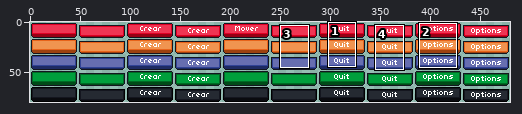
Edited in one commit: sprite sheet (Assets/OArielG/2DSimpleUIPack/Sprites/ui-large-buttons-horizontal.png). The picture above shows the old version from afar; the outline marks the close-up.
Close-up. Before the edit:
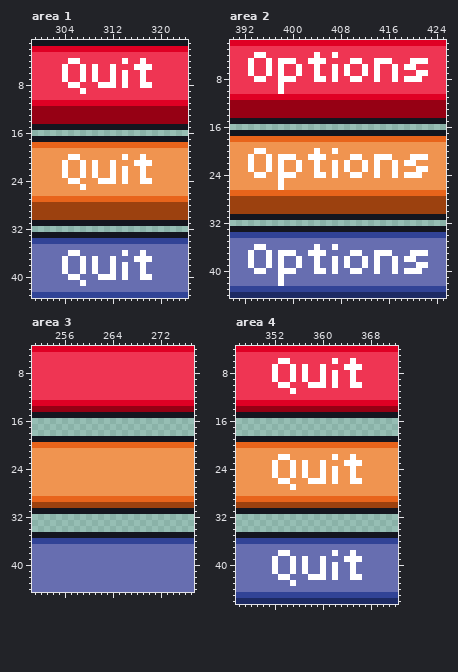
The file is 480x80 pixels. Colours within 5 levels of each other are drawn and written as one. Shown: area 1: x 299..324, y 1..43; area 2: x 390..425, y 2..44; area 3: x 251..277, y 4..44; area 4: x 346..372, y 4..46. The commit also changed other parts of the picture, which this record leaves out.
After:
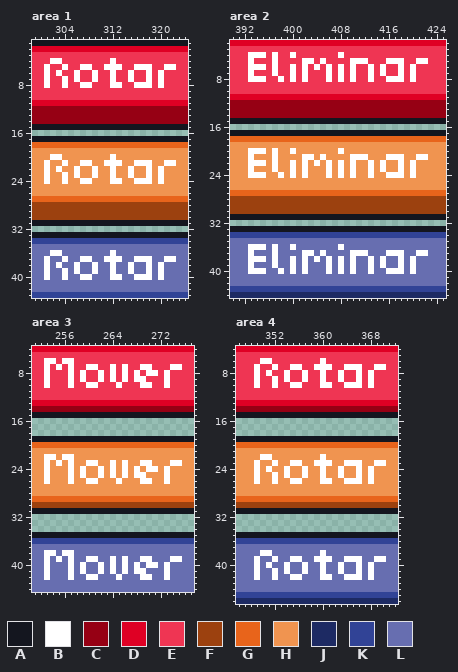
Palette (. is transparent): A #14161f  B #ffffff  C #960014  D #df0024  E #ef3553  F #9c410f  G #e8641b  H #f09450  J #1d2a63  K #314396  L #676eb0
Difference:
Changed rows in their new state; - is an unchanged pixel.
Area 1:
first column x 301:
 4 -BB-EE-----B-E--E-----
 5 B------BE-B-B-------BB
 6 B-BE-BE------EB-EB-B--
 7 B----BE------EB-EB-B--
 8 B--BEEBB-EE-BE-B---B--
 9 ------E---------------
first column x 301:
20 -BB-HH-----B-H--H-----
21 B------BH-B-B-------BB
22 B-BH-BH------HB-HB-B--
23 B----BH------HB-HB-B--
24 B--BHHBB-HH-BH-B---B--
25 ------H---------------
first column x 301:
36 -BB-LL-----B-L--L-----
37 B------BL-B-B-------BB
38 B-BL-BL------LB-LB-B--
39 B----BL------LB-LB-B--
40 B--BLLBB-LL-BL-B---B--
41 ------L---------------
Area 2:
first column x 393:
 4 B---B--B---E--EB--------------
 5 ---EBEEE-B-E-------B-EE-BB-E--
 6 -BBEBE-BEB---BEBEB-EBEB-EBE---
 7 ---EBE-BEB-E-BEBEB-EBEB-EB-BEE
 8 B-----E--B-EEBEB--E-BE-B-BE-E-
 9 -----E------------------------
10 -----E------------------------
first column x 393:
20 B---B--B---H--HB--------------
21 ---HBHHH-B-H-------B-HH-BB-H--
22 -BBHBH-BHB---BHBHB-HBHB-HBH---
23 ---HBH-BHB-H-BHBHB-HBHB-HB-BHH
24 B-----H--B-HHBHB--H-BH-B-BH-H-
25 -----H------------------------
26 -----H------------------------
first column x 393:
36 B---B--B---L--LB--------------
37 ---LBLLL-B-L-------B-LL-BB-L--
38 -BBLBL-BLB---BLBLB-LBLB-LBL---
39 ---LBL-BLB-L-BLBLB-LBLB-LB-BLL
40 B-----L--B-LLBLB--L-BL-B-BL-L-
41 -----L------------------------
42 -----L------------------------
Area 3:
first column x 253:
 6 BB-BB------------------
 7 B-B-B--BB--B-B--BB---BB
 8 B---B-B--B-B-B-B-BB-B--
 9 B---B-B--B-B-B-BB---B--
10 B---B--BB---B---BB--B--
first column x 253:
22 BB-BB------------------
23 B-B-B--BB--B-B--BB---BB
24 B---B-B--B-B-B-B-BB-B--
25 B---B-B--B-B-B-BB---B--
26 B---B--BB---B---BB--B--
first column x 253:
38 BB-BB------------------
39 B-B-B--BB--B-B--BB---BB
40 B---B-B--B-B-B-B-BB-B--
41 B---B-B--B-B-B-BB---B--
42 B---B--BB---B---BB--B--
Area 4:
first column x 349:
 6 -BB-EE-----B-E--E-----
 7 B------BE-B-B-------BB
 8 B-BE-BE------EB-EB-B--
 9 B----BE------EB-EB-B--
10 B--BEEBB-EE-BE-B---B--
11 ------E---------------
first column x 349:
22 -BB-HH-----B-H--H-----
23 B------BH-B-B-------BB
24 B-BH-BH------HB-HB-B--
25 B----BH------HB-HB-B--
26 B--BHHBB-HH-BH-B---B--
27 ------H---------------
first column x 349:
38 -BB-LL-----B-L--L-----
39 B------BL-B-B-------BB
40 B-BL-BL------LB-LB-B--
41 B----BL------LB-LB-B--
42 B--BLLBB-LL-BL-B---B--
43 ------L---------------
